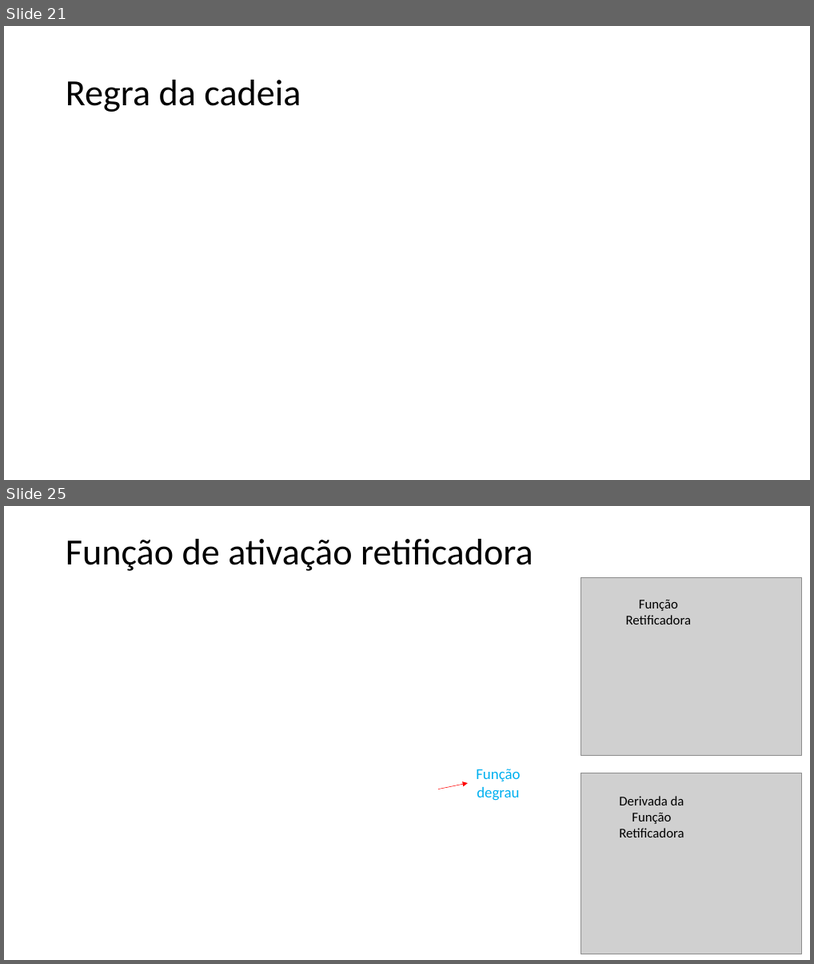
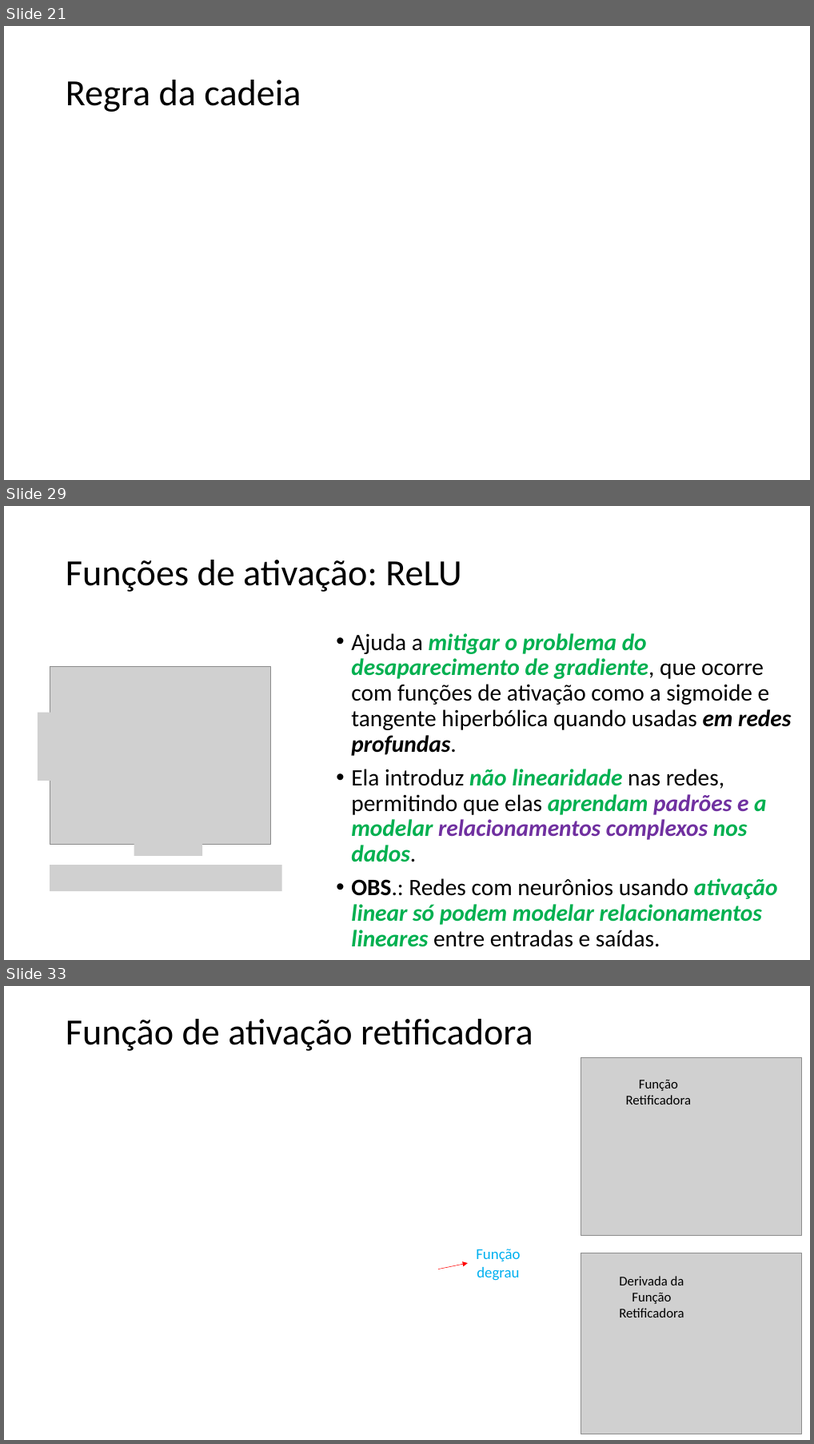
Before and after one commit to zz4fap/t320_aprendizado_de_maquina, a slide deck: slides/T320_Redes_Neurais_Artificiais (Parte II).pptx. Shown one above the other, each under a label of ours: slides 21 and 25 before the commit, slides 21, 29 and 33 after it; the slides between them are not shown. The pictures are 814x964 and 814x1444 pixels, drawn with LibreOffice and Linux fonts; fonts in the diff are those of the drawing; grey boxes stand for pictures. Boxes give left, top, right and bottom in pixels: in the first picture for what was removed or moved away, otherwise in the second. Text is boxed around its words. In the diff, an @@ line names an element or a change of style, - is before the commit and + after.

```diff
--- a/slides/T320_Redes_Neurais_Artificiais (Parte II).pptx
+++ b/slides/T320_Redes_Neurais_Artificiais (Parte II).pptx
@@ slide 29 added at <box>4,506,810,960</box>, background #FFFFFF @@
@@ title added at <box>66,560,462,592</box>, 44 pt, text #000000 @@
+Funções de ativação: ReLU
@@ text added at <box>351,633,791,947</box>, 28 pt, text #000000, bold, italic @@
+• Ajuda a mitigar o problema do desaparecimento de gradiente, que ocorre com funções de ativação como a sigmoide e tangente hiperbólica quando usadas em redes profundas.
+• Ela introduz não linearidade nas redes, permitindo que elas aprendam padrões e a modelar relacionamentos complexos nos dados.
+• OBS.: Redes com neurônios usando ativação linear só podem modelar relacionamentos lineares entre entradas e saídas.
@@ picture added at <box>50,667,270,844</box> @@
@@ picture added at <box>38,712,58,780</box> @@
@@ picture added at <box>134,835,202,856</box> @@
@@ picture added at <box>50,864,282,892</box> @@
@@ what was slide 25 is now slide 33 @@
```
Also in this commit, not shown: 2 slides changed, 7 other slides added.
